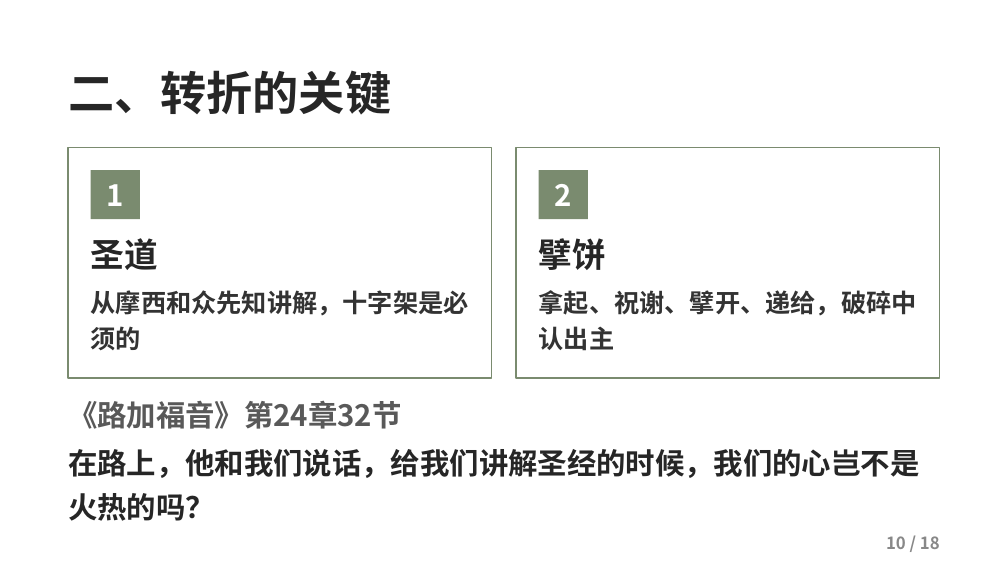
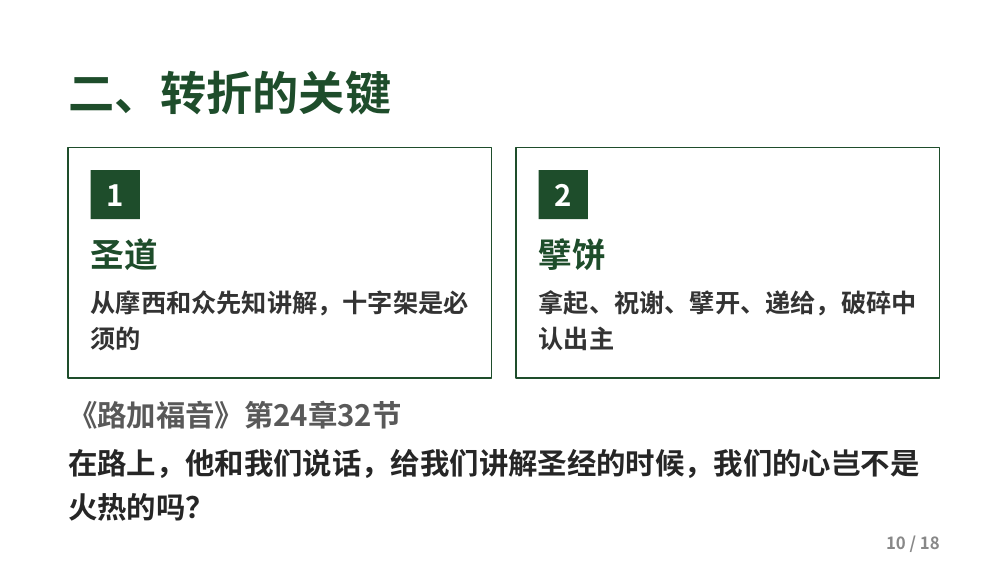
Before and after one commit to kaylechou/propresenter-lyric-tool, a slide deck: slide 10 of docs/从灰心到见证.pptx. Drawn at 1008x567 pixels with LibreOffice and Linux fonts; fonts in the diff are those of the drawing; background and template pictures are left out. Boxes give left, top, right and bottom in pixels: in the first picture for what was removed or moved away, otherwise in the second. Text is boxed around its words. In the diff, an @@ line names an element or a change of style, - is before the commit and + after.

```diff
--- a/docs/从灰心到见证.pptx
+++ b/docs/从灰心到见证.pptx
@@ text "二、转折的关键" at <box>68,70,391,115</box>: text colour #262626 to #1E4D2B @@
@@ rectangle at <box>68,147,492,378</box>: outline #7A8B6F 1.25 pt to #1E4D2B 1.25 pt @@
@@ rectangle at <box>516,147,941,378</box>: outline #7A8B6F 1.25 pt to #1E4D2B 1.25 pt @@
@@ rectangle "1" at <box>91,170,140,219</box>: fill #7A8B6F to #1E4D2B @@
@@ rectangle "2" at <box>538,170,588,219</box>: fill #7A8B6F to #1E4D2B @@
@@ text at <box>91,238,158,270</box>: text colour #262626 to #1E4D2B in "圣道" @@
@@ text at <box>539,238,606,270</box>: text colour #262626 to #1E4D2B in "擘饼" @@
```
Also in this commit, not shown: 17 other slides changed.
